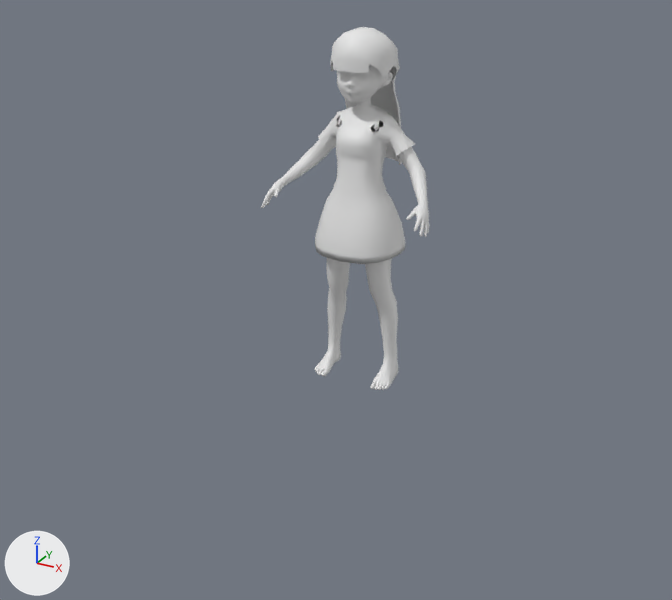
An edit to the Blender file res/alice/alice.blend, drawn before and after from the same camera.
One viewpoint serves both versions: a 50 mm camera at (1.67, -3.28, 1.95) aimed at (-0.03, -0.18, 0.4). The axes (+X, +Y, +Z) are drawn at lower left. The lights are the same throughout. Materials are left out; every surface is plain grey.

The scene before the commit, as lines of its bpy script (objects in view):
```python
me_alice_base = bpy.data.meshes.new('alice-base')
me_alice_base.from_pydata(...)  # 1210 vertices, 1352 faces; spans x -0.001..0.37, y -0.246..0.124, z 0.575..1.448
# faces by material slot: [988, 156, 129, 79]
me_alice_base.materials.append(mat_defaultskin)
me_alice_base.materials.append(mat_shirts)
me_alice_base.materials.append(mat_skirt)
me_alice_base.materials.append(mat_hair)
me_alice_base_001 = bpy.data.meshes.new('alice-base.001')
me_alice_base_001.from_pydata(...)  # 127 vertices, 113 faces; spans x 0.0..0.128, y -0.154..0.202, z 0.91..1.476
me_alice_base_001.polygons.foreach_set('use_smooth', [True] * 113)
me_alice_base_001.materials.append(mat_hair)
me_alice_base_002 = bpy.data.meshes.new('alice-base.002')
me_alice_base_002.from_pydata(...)  # 470 vertices, 525 faces; spans x 0.0..0.181, y -0.148..0.063, z -0.005..0.785
me_alice_base_002.polygons.foreach_set('use_smooth', [True] * 525)
# faces by material slot: [132, 54, 339]
me_alice_base_002.materials.append(mat_defaultskin)
me_alice_base_002.materials.append(mat_shirts)
me_alice_base_002.materials.append(mat_shoes)
ob_body = bpy.data.objects.new('Body', me_alice_base)
ob_body.location = (0.0, 0.0, 0.0)
_m = ob_body.modifiers.new('Mirror', 'MIRROR')
ob_bottoms = bpy.data.objects.new('Bottoms', me_alice_base_002)
ob_bottoms.location = (0.0, 0.0, 0.0)
_m = ob_bottoms.modifiers.new('Mirror', 'MIRROR')
ob_hair = bpy.data.objects.new('Hair', me_alice_base_001)
ob_hair.location = (0.0, 0.0, 0.0)
_m = ob_hair.modifiers.new('Mirror', 'MIRROR')
```
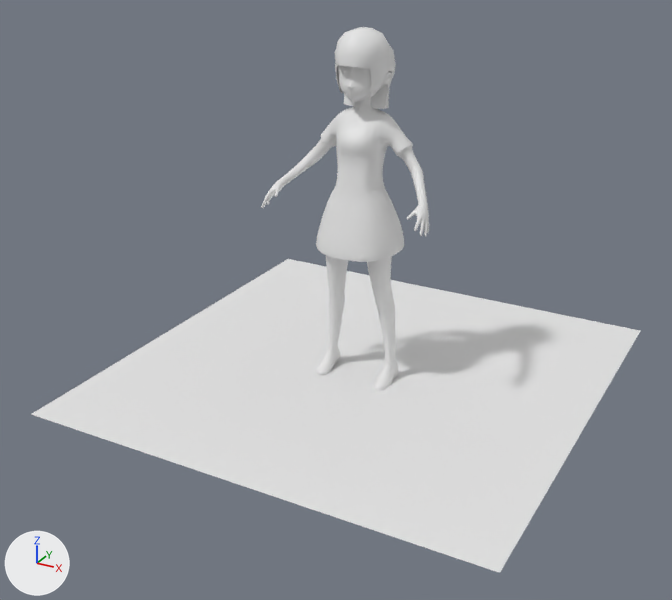
Patch to the scene script:
```diff
--- a/res/alice/alice.blend.py
+++ b/res/alice/alice.blend.py
@@ me_alice_base_001 @@
 # used by ob_hair; location = (0.0, 0.0, 0.0)
-me_alice_base_001.from_pydata(...)  # 127 vertices, 113 faces; spans x 0.0..0.128, y -0.154..0.202, z 0.91..1.476
+me_alice_base_001.from_pydata(...)  # 116 vertices, 91 faces; spans x 0.0..0.115, y -0.154..0.111, z 1.167..1.476
+# me_alice_base_001 part 1: the whole mesh is rebuilt
@@ me_plane @@
+me_plane.from_pydata([(-1.0, -1.0, 0.0), (1.0, -1.0, 0.0), (-1.0, 1.0, 0.0), (1.0, 1.0, 0.0)], [], [(0, 1, 3, 2)])
@@ ob_plane @@
+ob_plane = bpy.data.objects.new('Plane', me_plane)
+ob_plane.location = (0.0, 0.0, 0.0)
```

Location of each change, [x1, y1, x2, y2] in pixels of the pictures (672 x 600 px):
'Plane', added: after [31, 259, 640, 573]
'Hair', reshaped (14% narrower, 40% shorter): before [331, 27, 402, 165]; after [335, 27, 396, 109]
